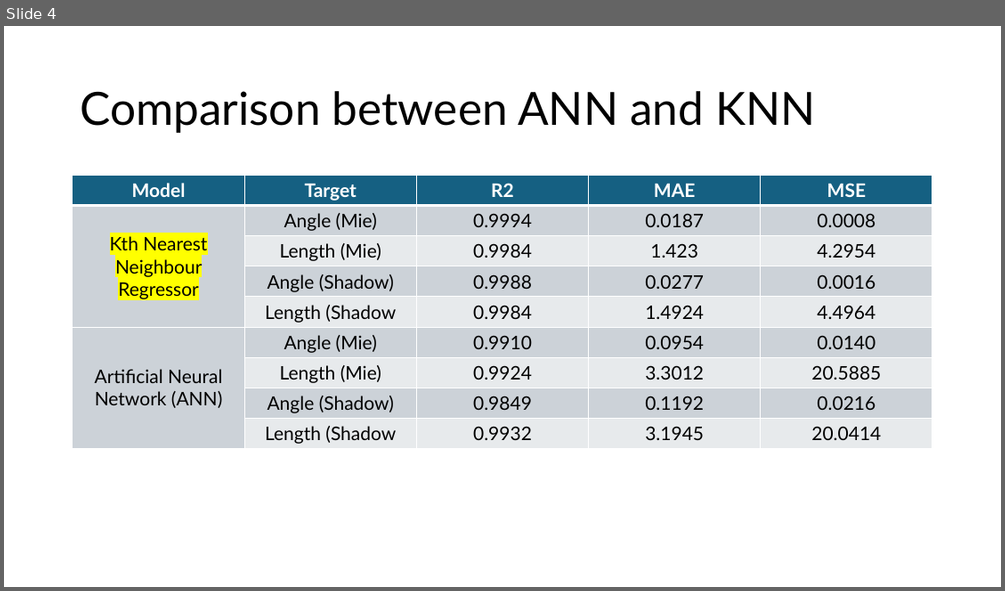
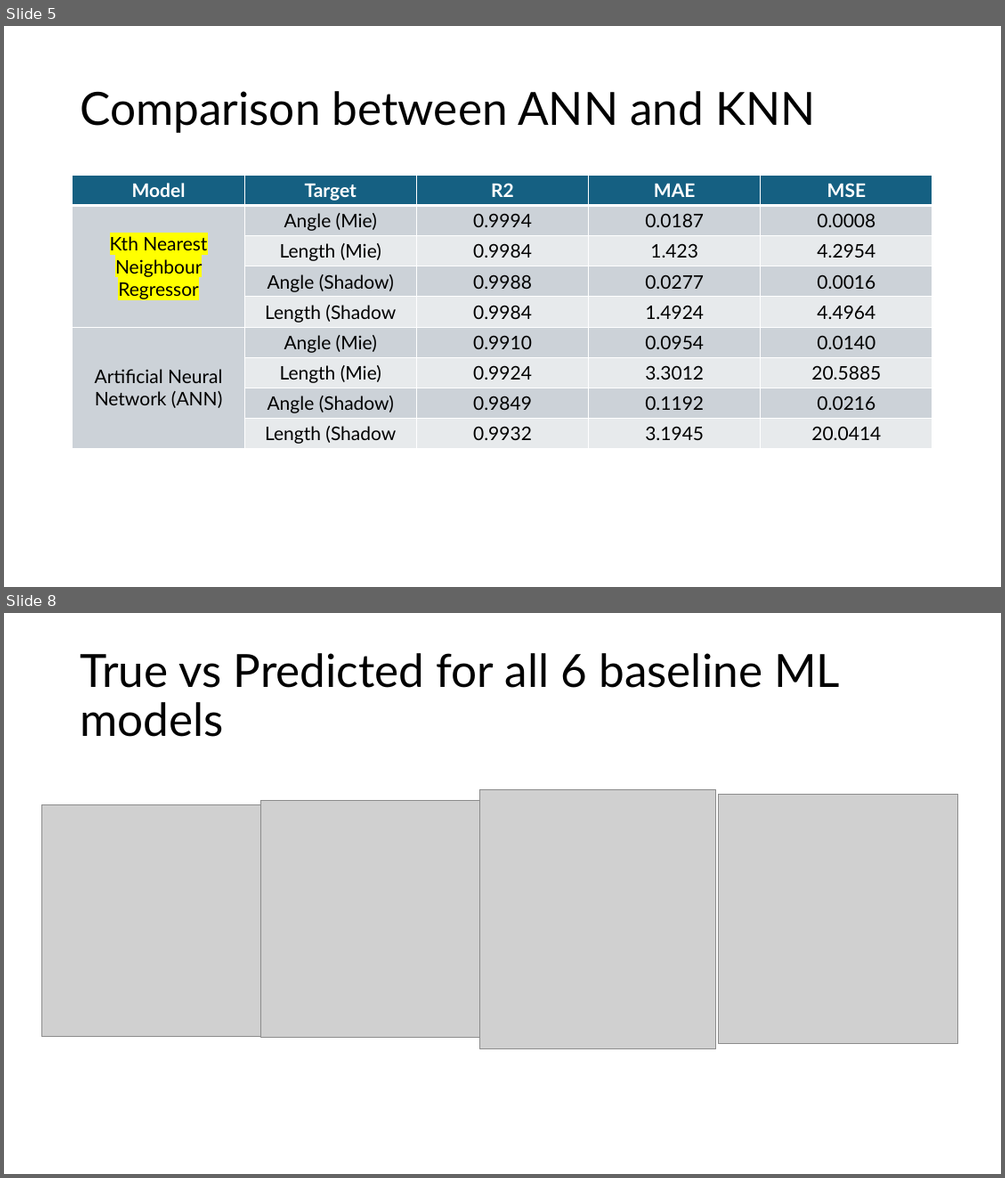
Before and after one commit to yuvinraja/spray-vision, a slide deck: docs/ml and ann results.pptx. Shown one above the other, each under a label of ours: slide 4 before the commit, slides 5 and 8 after it; the slides between them are not shown. The pictures are 1005x591 and 1005x1178 pixels, drawn with LibreOffice and Linux fonts; fonts in the diff are those of the drawing; grey boxes stand for pictures. Boxes give left, top, right and bottom in pixels: in the first picture for what was removed or moved away, otherwise in the second. Text is boxed around its words. In the diff, an @@ line names an element or a change of style, - is before the commit and + after.

```diff
--- a/docs/ml and ann results.pptx
+++ b/docs/ml and ann results.pptx
@@ slide 8 added at [4,613,1001,1174], background #FFFFFF @@
@@ title added at [80,653,840,737], 44 pt, text #000000 @@
+True vs Predicted for all 6 baseline ML models
@@ picture added at [479,789,716,1049] @@
@@ picture added at [718,794,958,1044] @@
@@ picture added at [41,804,264,1037] @@
@@ picture added at [260,801,488,1037] @@
@@ what was slide 4 is now slide 5 @@
```
Also in this commit, not shown: 4 other slides added, 43 other files.
